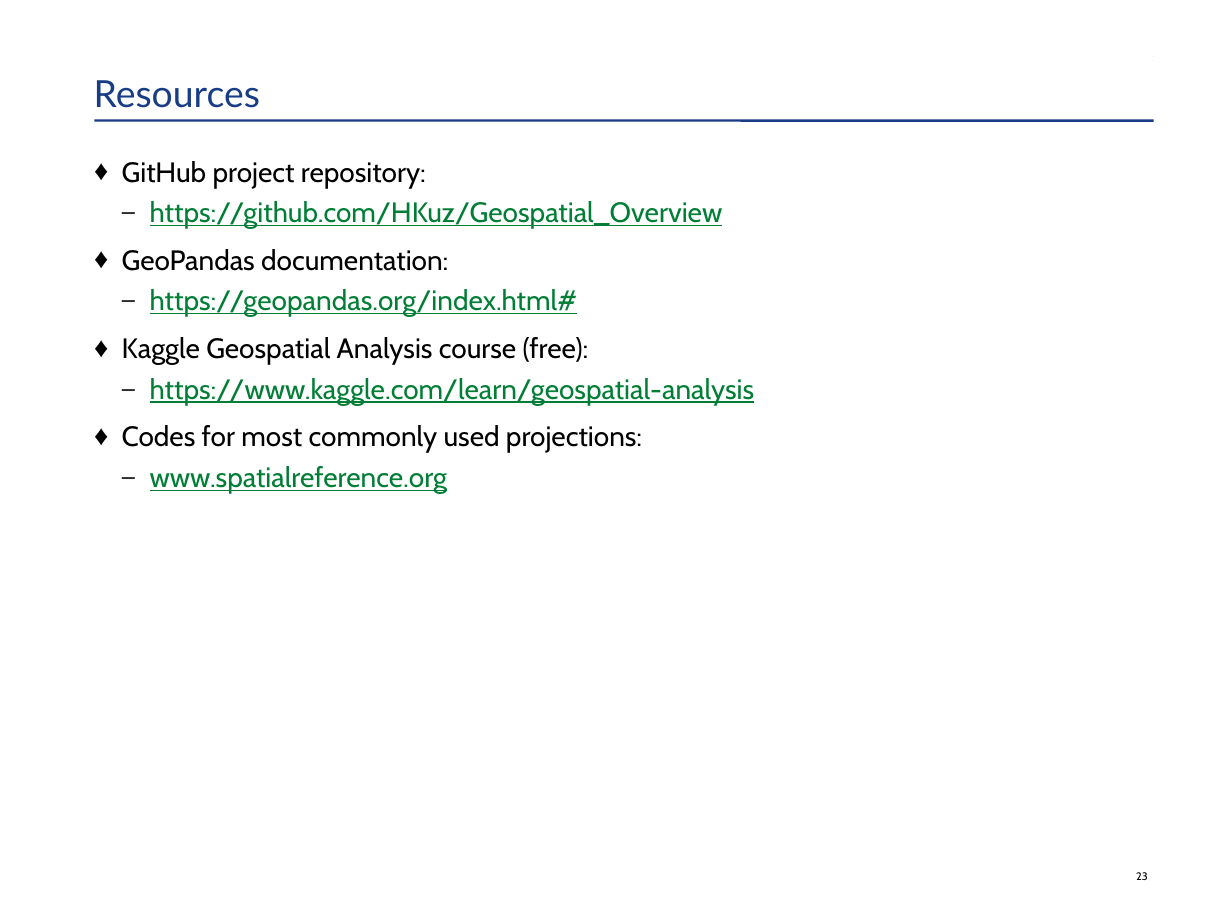
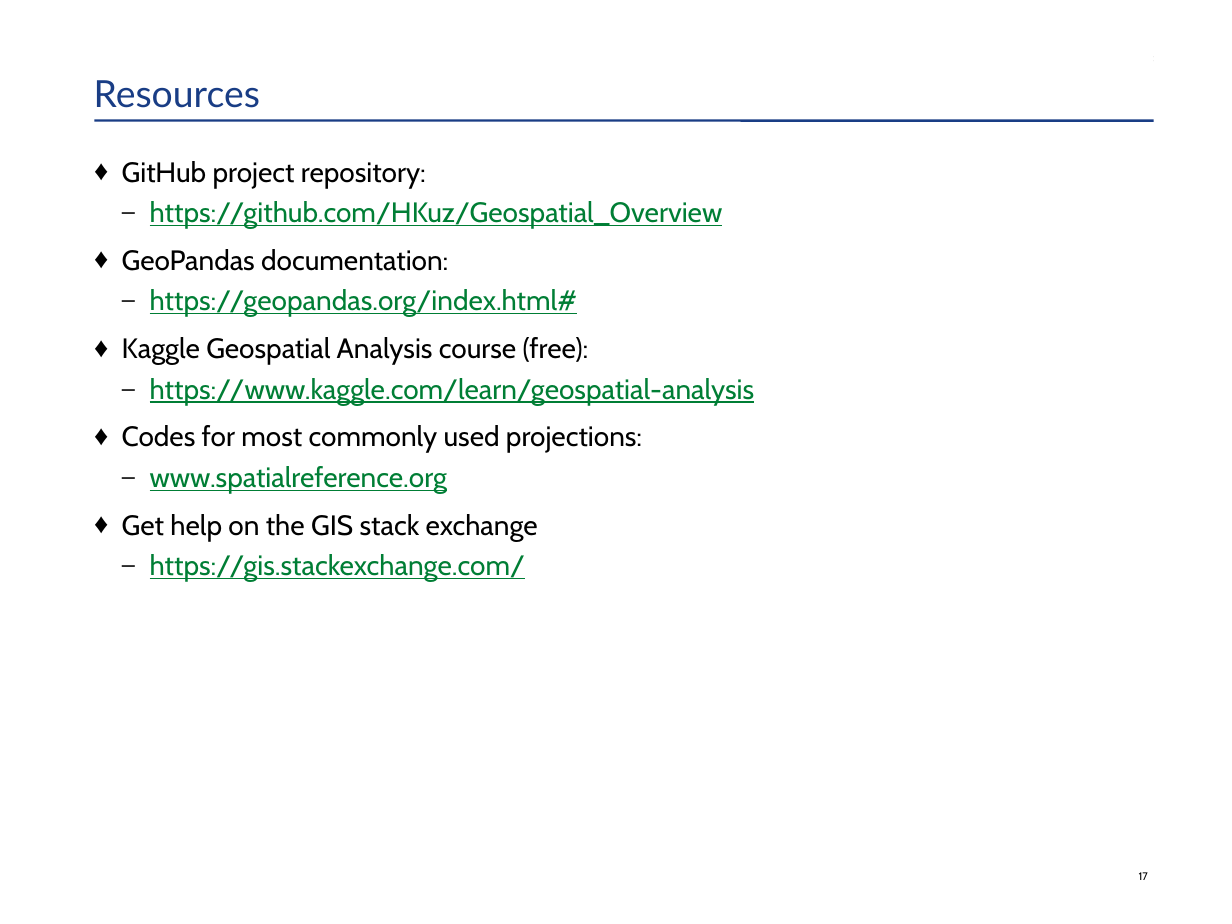
Before and after one commit to HKuz/Geospatial_Overview, a slide deck: slide 18 of BOS-PY_Presentation/OverviewOfUsingGeospatialDataInPython.pptx (slide 24 before the commit). Drawn at 1232x924 pixels with LibreOffice and Linux fonts; fonts in the diff are those of the drawing. Boxes give left, top, right and bottom in pixels: in the first picture for what was removed or moved away, otherwise in the second. Text is boxed around its words. In the diff, an @@ line names an element or a change of style, - is before the commit and + after.

```diff
--- a/BOS-PY_Presentation/OverviewOfUsingGeospatialDataInPython.pptx
+++ b/BOS-PY_Presentation/OverviewOfUsingGeospatialDataInPython.pptx
@@ text at box(122, 514, 538, 582): paragraphs added @@
+    ♦ Get help on the GIS stack exchange
+      – https://gis.stackexchange.com/
@@ page number at box(1139, 872, 1148, 880): text changed @@
-23
+17
```
Also in this commit, not shown: 2 other slides changed, 2 slides added, 8 slides removed, 6 other files.
